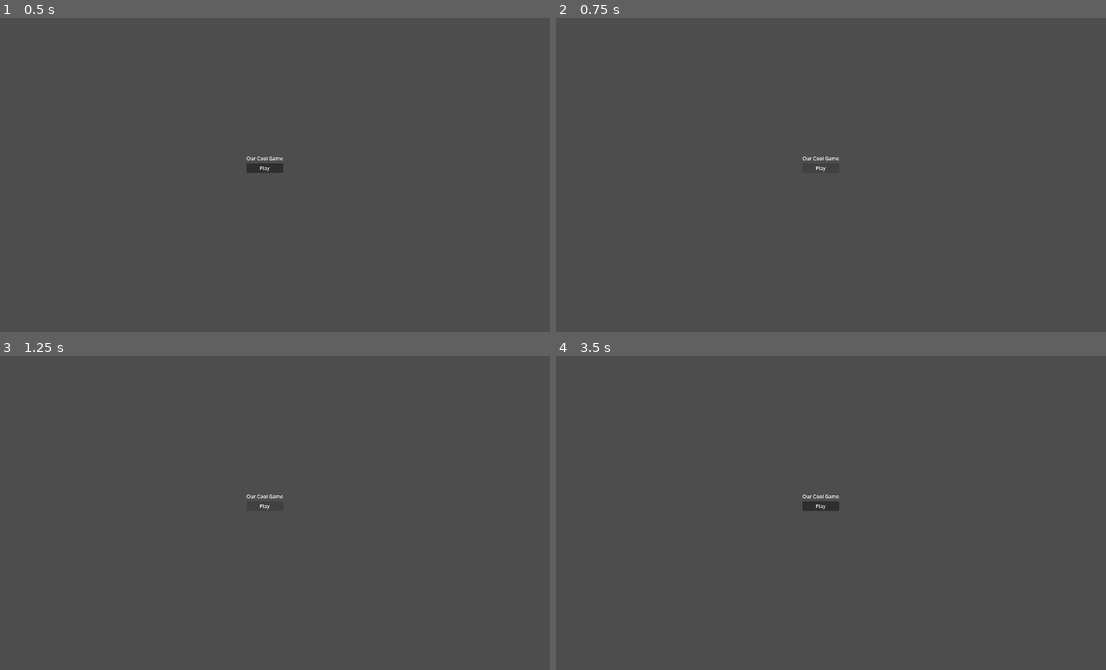
Above: before the commit, frames 1-4 (two rows, left to right).
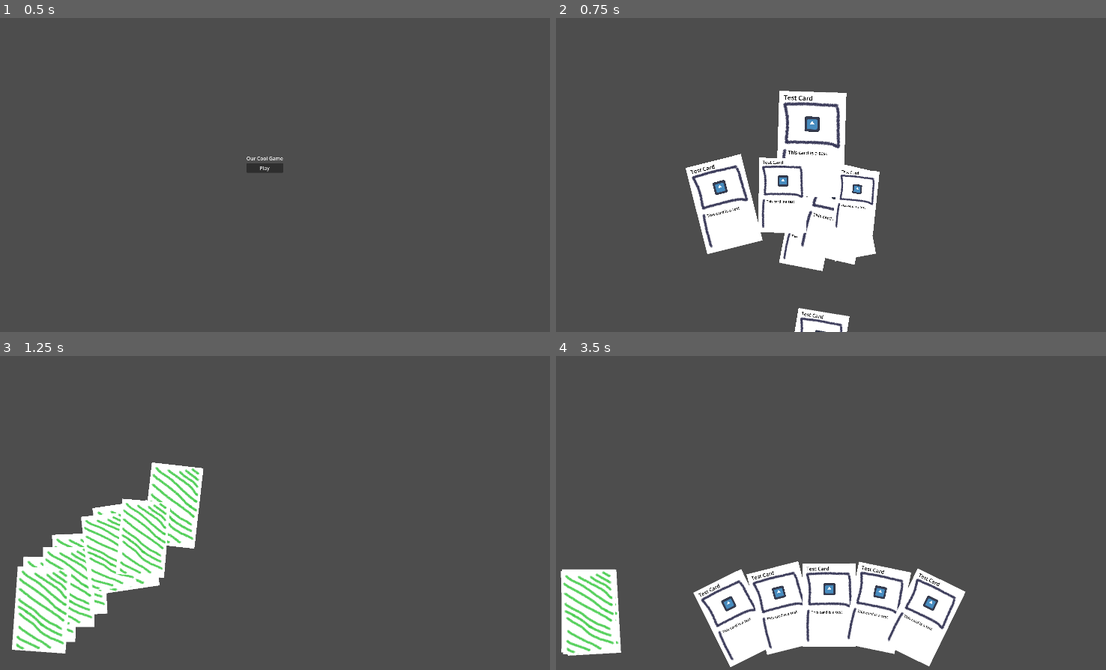
Above: after the commit, the same moments.

Repository: CiaranWoodward/LD59
Game: Godot game, scene res://UI/StartScreen.tscn
Two runs of this game, one before a commit and one after it. Both use one fixed random seed, a clock stepped at 60 frames per second and the inputs below. The engine's default icon, where the game draws it, is replaced by a stand-in: a white triangle on a blue panel in a dark square.
Inputs (mouse positions are in pixels of both pictures, inside the frame that each line leads up to):
- Up to frame 1 (0.5 s): no input
- Up to frame 2 (0.75 s): click "Play" at 0.5 s
- Up to frame 3 (1.25 s): no input
- Up to frame 4 (3.5 s): click (820, 506) at 1.25 s, where only the run before the commit has a clickable "Play"; click (820, 506) at 2 s, where only the run before the commit has a clickable "Play"; move the mouse to (952, 484) at 2.77 s; click (952, 484) at 2.92 s

Frame 1 is identical in both runs. In frame 2, 12% of the frame differs, in the area x 23-59%, y 23-100%; in frame 3, 10%; in frame 4, 14%, in the area x 0-75%, y 44-100%.

Commit message:
Hook up exports to the basecard

Diff:
--- /dev/null
+++ b/Cards/CardTheme.tres
@@ -0,0 +1,6 @@
+[gd_resource type="Theme" format=3 uid="uid://c5qyll2cke3nb"]
+
+[resource]
+default_font_size = 40
+Label/colors/font_color = Color(0, 0, 0, 1)
+Label/colors/font_outline_color = Color(0, 0, 0, 1)
--- a/Cards/base_card.gd
+++ b/Cards/base_card.gd
@@ -1,10 +1,16 @@
+@tool
 extends Node2D
 class_name BaseCard
 
+signal mouse_hovered(card: BaseCard)
+signal mouse_unhovered(card: BaseCard)
+signal clicked(card: BaseCard)
+
 enum CardType {
-    Food,
-    Action,
-    Debuff
+    Basic,
+    Environment,
+    Tool,
+    Resource,
 }
 
 enum CardTiming {
@@ -14,11 +20,51 @@
 }
 
 @export var cost: int = 1
-@export var card_name: String = "Card Name"
-@export var description: String = "Card Description"
-@export var image: Texture2D
-@export var card_type: CardType = CardType.Action
+@export var card_name: String = "Card Name":
+    set(value):
+        card_name = value
+        _sync_front_visuals()
+@export_multiline var description: String = "Card Description":
+    set(value):
+        description = value
+        _sync_front_visuals()
+@export var image: Texture2D:
+    set(value):
+        image = value
+        _sync_front_visuals()
+@export var card_type: CardType = CardType.Basic
 @export var card_timing: CardTiming = CardTiming.All
+
+func _ready():
+    _sync_front_visuals()
+    if Engine.is_editor_hint():
+        return
+    $CardArea.mouse_entered.connect(func():
+        emit_signal("mouse_hovered", self)
+    )
+    $CardArea.mouse_exited.connect(func():
+        emit_signal("mouse_unhovered", self)
+    )
+    $CardArea.input_event.connect(func(_viewport, event, _shape_idx):
+        # Ignore if we're face down
+        if !$CardFront.visible:
+            return
+        if event is InputEventMouseButton and event.pressed:
+            emit_signal("clicked", self)
+    )
+
+func _sync_front_visuals():
+    var name_label := get_node_or_null("CardFront/Name") as Label
+    if name_label:
+        name_label.text = card_name
+
+    var description_label := get_node_or_null("CardFront/Description") as Label
+    if description_label:
+        description_label.text = description
+
+    var image_sprite := get_node_or_null("CardFront/Image") as Sprite2D
+    if image_sprite:
+        image_sprite.texture = image
 
 # Action callbacks
 func on_post_draw():
--- a/Cards/base_card.tscn
+++ b/Cards/base_card.tscn
@@ -3,6 +3,7 @@
 [ext_resource type="Script" uid="uid://by8tq0l3hkcbs" path="res://Cards/base_card.gd" id="1_ydy5p"]
 [ext_resource type="Texture2D" uid="uid://bcgm0rky5ipv0" path="res://Art/Cards/CardFrontAll.png" id="2_e55ge"]
 [ext_resource type="Texture2D" uid="uid://b6y2y2s1b2mpo" path="res://Art/Cards/CardBackAll.png" id="3_nkgfl"]
+[ext_resource type="Theme" uid="uid://c5qyll2cke3nb" path="res://Cards/CardTheme.tres" id="3_nry7q"]
 
 [sub_resource type="RectangleShape2D" id="RectangleShape2D_e55ge"]
 size = Vector2(570, 890)
@@ -13,6 +14,26 @@
 [node name="CardFront" type="Sprite2D" parent="." unique_id=1569601050]
 texture = ExtResource("2_e55ge")
 
+[node name="Name" type="Label" parent="CardFront" unique_id=933147433]
+offset_left = -244.0
+offset_top = -428.0
+offset_right = 79.0
+offset_bottom = -354.0
+theme = ExtResource("3_nry7q")
+theme_override_font_sizes/font_size = 54
+text = "Placeholder!"
+
+[node name="Description" type="Label" parent="CardFront" unique_id=1774280308]
+offset_left = -194.0
+offset_top = 46.0
+offset_right = 45.0
+offset_bottom = 101.0
+theme = ExtResource("3_nry7q")
+text = "Placeholder!"
+
+[node name="Image" type="Sprite2D" parent="CardFront" unique_id=1941202912]
+position = Vector2(2, -171)
+
 [node name="CardBack" type="Sprite2D" parent="." unique_id=1663181280]
 visible = false
 texture = ExtResource("3_nkgfl")
--- a/Cards/test_card.tscn
+++ b/Cards/test_card.tscn
@@ -6,7 +6,14 @@
 [node name="TestCard" unique_id=105035990 instance=ExtResource("1_j2ms4")]
 card_name = "Test Card"
 description = "This card is a test"
+image = ExtResource("2_avfsn")
+card_type = 1
 
-[node name="Sprite2D" type="Sprite2D" parent="CardFront" parent_id_path=PackedInt32Array(1569601050) index="0" unique_id=1904524593]
-position = Vector2(12, -181)
+[node name="Name" parent="CardFront" parent_id_path=PackedInt32Array(1569601050) index="0" unique_id=933147433]
+text = "Test Card"
+
+[node name="Description" parent="CardFront" parent_id_path=PackedInt32Array(1569601050) index="1" unique_id=1774280308]
+text = "This card is a test"
+
+[node name="Image" parent="CardFront" parent_id_path=PackedInt32Array(1569601050) index="2" unique_id=1941202912]
 texture = ExtResource("2_avfsn")
--- a/Global/table.gd
+++ b/Global/table.gd
@@ -44,6 +44,36 @@
 var discard_pile: Array[BaseCard] = []
 var hand: Array[BaseCard] = []
 var state = TableState.ShufflingDeck
+
+func _ready() -> void:
+	forever_game_loop()
+
+func forever_game_loop():
+	# Initalize the deck
+	discard_pile = _collect_base_cards($Cards)
+
+	# Loop until the end of the universe
+	while true:
+		_change_state(TableState.DrawingHand)
+		await _draw_cards_into_hand()
+
+		if hand.size() < Global.statistics[Global.Statistic.HAND_SIZE] && !discard_pile.is_empty():
+			_change_state(TableState.ShufflingDeck)
+			await _shuffle_discard_pile_into_draw_pile()
+			_change_state(TableState.DrawingHand)
+			await _draw_cards_into_hand()
+
+		_change_state(TableState.Idle)
+
+		#TODO: Wait for player to do their thing
+		await get_tree().create_timer(3.0).timeout
+
+		_change_state(TableState.DiscardingHand)
+		await _discard_hand()
+
+func _change_state(new_state: TableState):
+	state = new_state
+	emit_signal("state_changed", new_state)
 
 func _collect_base_cards(container: Node) -> Array[BaseCard]:
 	var cards: Array[BaseCard] = []
@@ -55,36 +85,7 @@
 			push_warning("Child '%s' is not a BaseCard and will be skipped." % child.name)
 	return cards
 
-func _ready() -> void:
-	forever_game_loop()
-
-func forever_game_loop():
-	# Initalize the deck
-	discard_pile = _collect_base_cards($Cards)
-
-	# Loop until the end of the universe
-	while true:
-		_change_state(TableState.DrawingHand)
-		await _draw_cards_into_hand()
-
-		if hand.size() < Global.statistics[Global.Statistic.HAND_SIZE] && !discard_pile.is_empty():
-			_change_state(TableState.ShufflingDeck)
-			await _shuffle_discard_pile_into_draw_pile()
-			_change_state(TableState.DrawingHand)
-			await _draw_cards_into_hand()
-
-		_change_state(TableState.Idle)
-
-		#TODO: Wait for player to do their thing
-		await get_tree().create_timer(3.0).timeout
-
-		_change_state(TableState.DiscardingHand)
-		await _discard_hand()
-
-func _change_state(new_state: TableState):
-	state = new_state
-	emit_signal("state_changed", new_state)
-
+# Hand positioning
 func _calculate_card_position_in_hand(index: int) -> Vector2:
 	var hand_size = hand.size()
 	if hand_size == 0:
--- a/UI/StartScreen.tscn
+++ b/UI/StartScreen.tscn
@@ -1,4 +1,7 @@
 [gd_scene format=3 uid="uid://dlcvto3andy8x"]
+
+[ext_resource type="Script" uid="uid://dragg4qxx8ki6" path="res://UI/play.gd" id="1_oq7qy"]
+[ext_resource type="PackedScene" uid="uid://bmbknhela3tf8" path="res://Global/table.tscn" id="2_4n4q3"]
 
 [node name="CenterContainer" type="CenterContainer" unique_id=15537329]
 anchors_preset = 15
@@ -20,3 +23,7 @@
 layout_mode = 2
 text = "Play
 "
+script = ExtResource("1_oq7qy")
+base_scene = ExtResource("2_4n4q3")
+
+[connection signal="pressed" from="VBoxContainer/Play" to="VBoxContainer/Play" method="_on_pressed"]
--- /dev/null
+++ b/UI/play.gd
@@ -0,0 +1,7 @@
+extends Button
+
+@export var base_scene: PackedScene
+
+func _on_pressed():
+    if base_scene:
+        get_tree().change_scene_to_packed(base_scene)
Not shown, added: UI/play.gd.uid
